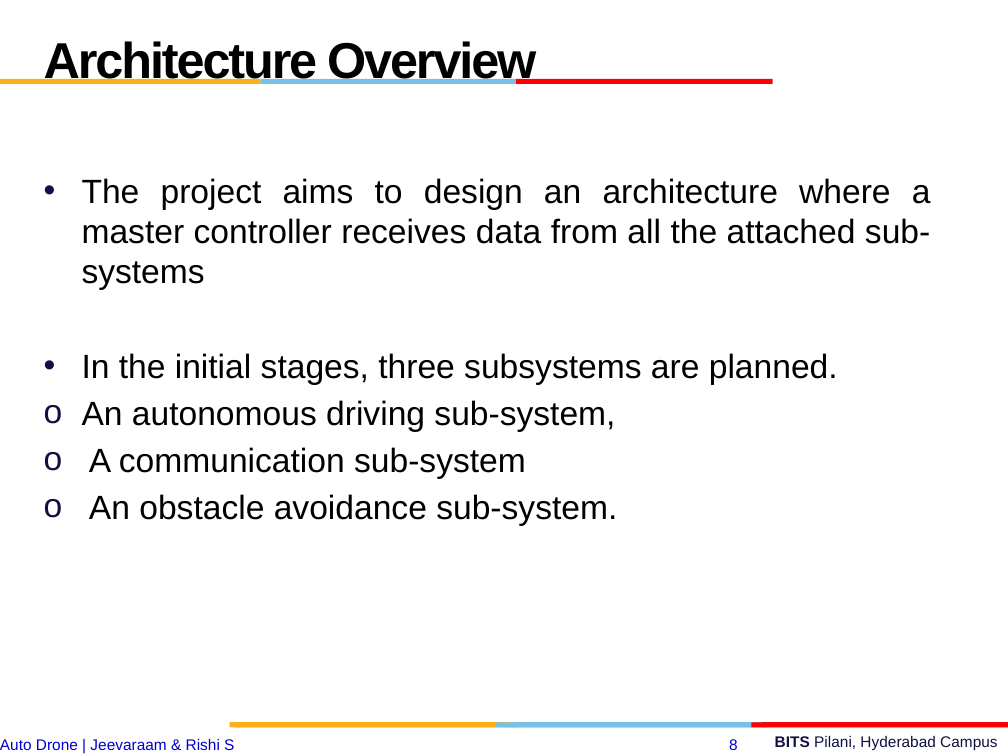
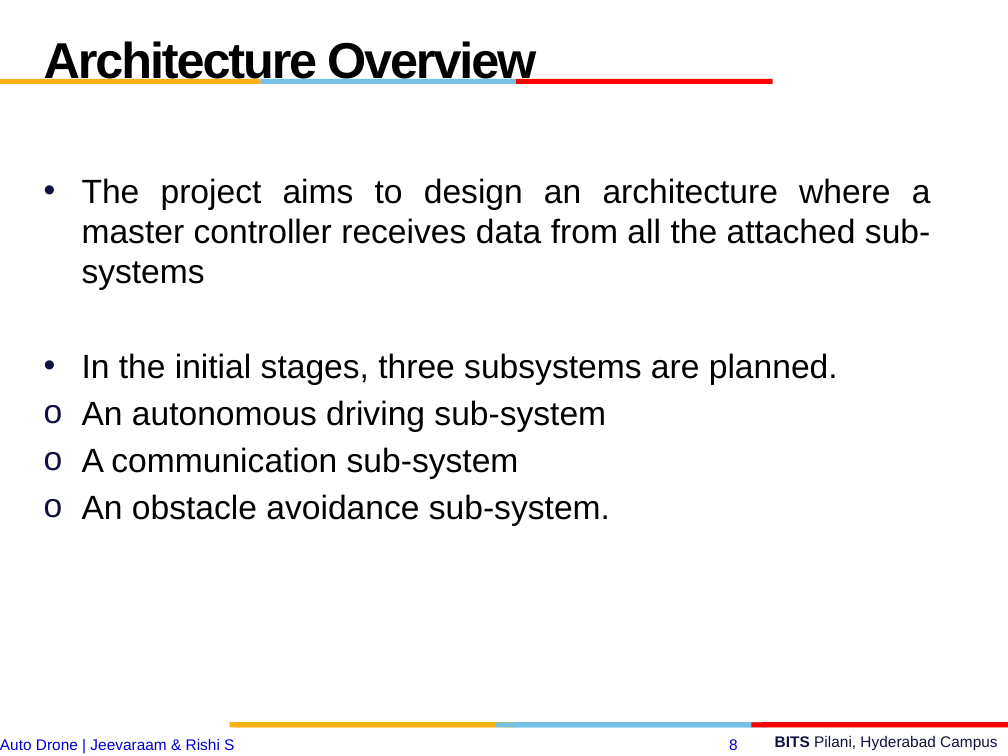
Before and after one commit to jeevaraam/AutoDrone, a slide deck: slide 8 of esd final.pptx. Drawn at 1008x756 pixels with LibreOffice and Linux fonts; fonts in the diff are those of the drawing; background and template pictures are left out. Boxes give left, top, right and bottom in pixels: in the first picture for what was removed or moved away, otherwise in the second. Text is boxed around its words. In the diff, an @@ line names an element or a change of style, - is before the commit and + after.

```diff
--- a/esd final.pptx
+++ b/esd final.pptx
@@ text at bbox=[82, 400, 606, 432]: text changed @@
-o An autonomous driving sub-system,
+o An autonomous driving sub-system
```
Also in this commit, not shown: 4 other slides changed, 7 slides added, 1 other file.
